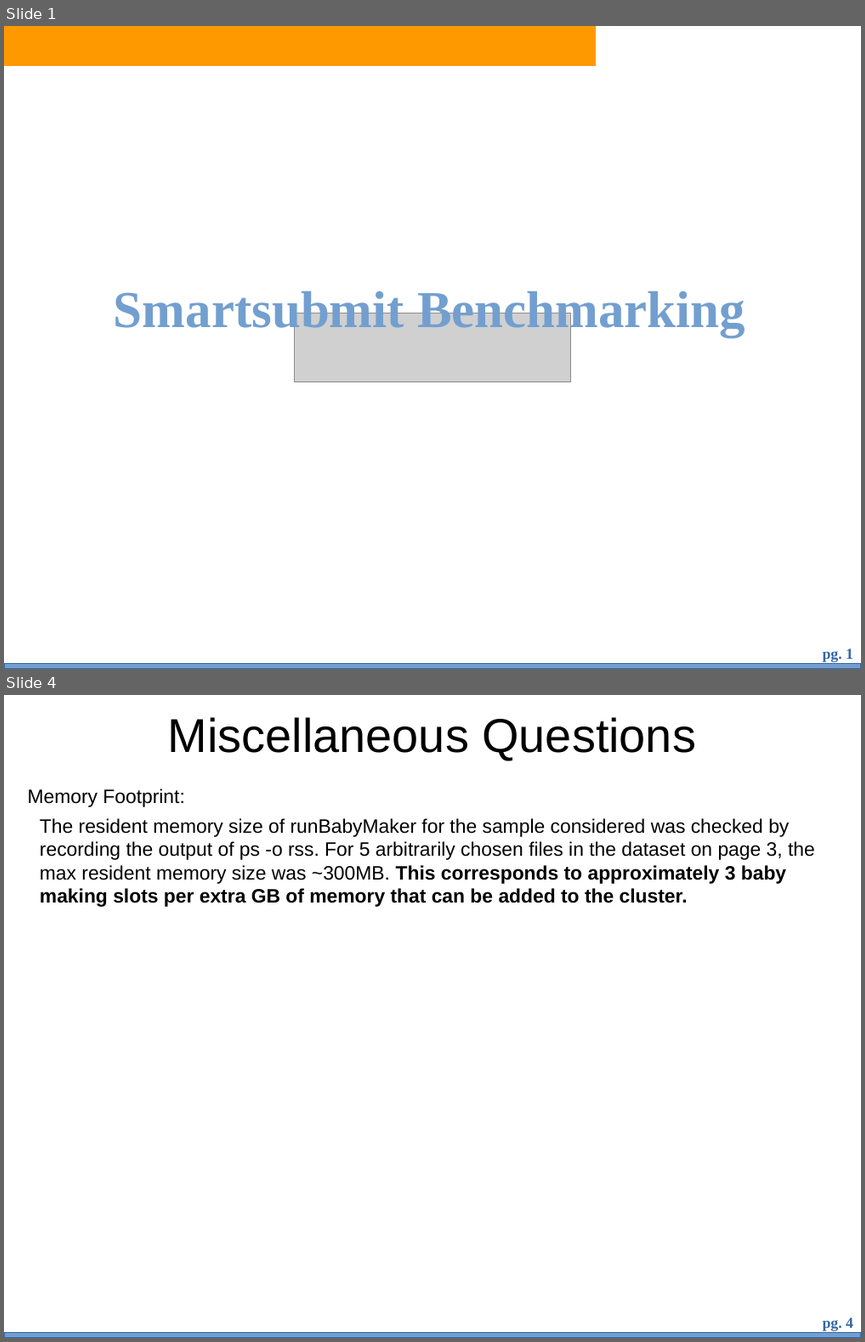
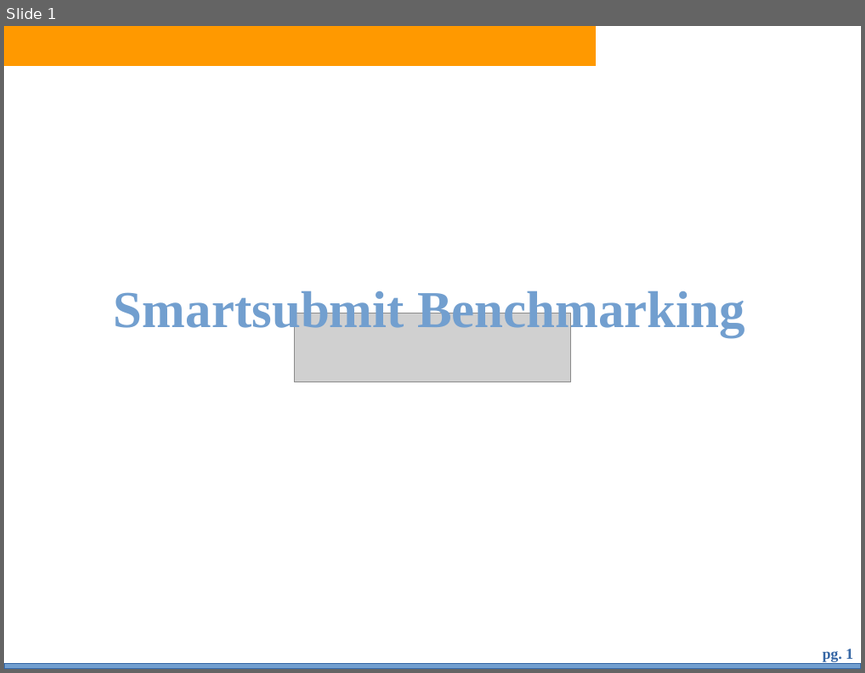
Before and after one commit to bth5032/smartsubmit, a slide deck: Presentations/benchmarking/bench.odp. Shown one above the other, each under a label of ours: slides 1 and 4 before the commit, slide 1 after it; the slides between them are not shown. The pictures are 865x1342 and 865x673 pixels, drawn with LibreOffice and Linux fonts; fonts in the diff are those of the drawing; grey boxes stand for pictures; background and template pictures are left out. Boxes give left, top, right and bottom in pixels: in the first picture for what was removed or moved away, otherwise in the second. Text is boxed around its words. In the diff, an @@ line names an element or a change of style, - is before the commit and + after.

```diff
--- a/Presentations/benchmarking/bench.odp
+++ b/Presentations/benchmarking/bench.odp
@@ slide 4 removed at [4, 695, 861, 1338], background #FFFFFF; not listed: 2 template elements that a slide beside it also shows @@
@@ title removed at [168, 717, 695, 760] @@
-Miscellaneous Questions
@@ text removed at [28, 789, 184, 807] @@
-Memory Footprint:
@@ text removed at [40, 818, 815, 907] @@
-The resident memory size of runBabyMaker for the sample considered was checked by recording the output of ps -o rss. For 5 arbitrarily chosen files in the dataset on page 3, the max resident memory size was ~300MB. This corresponds to approximately 3 baby making slots per extra GB of memory that can be added to the cluster.
```
Also in this commit, not shown: 8 slides changed, 2 slides added, 2 other files.
